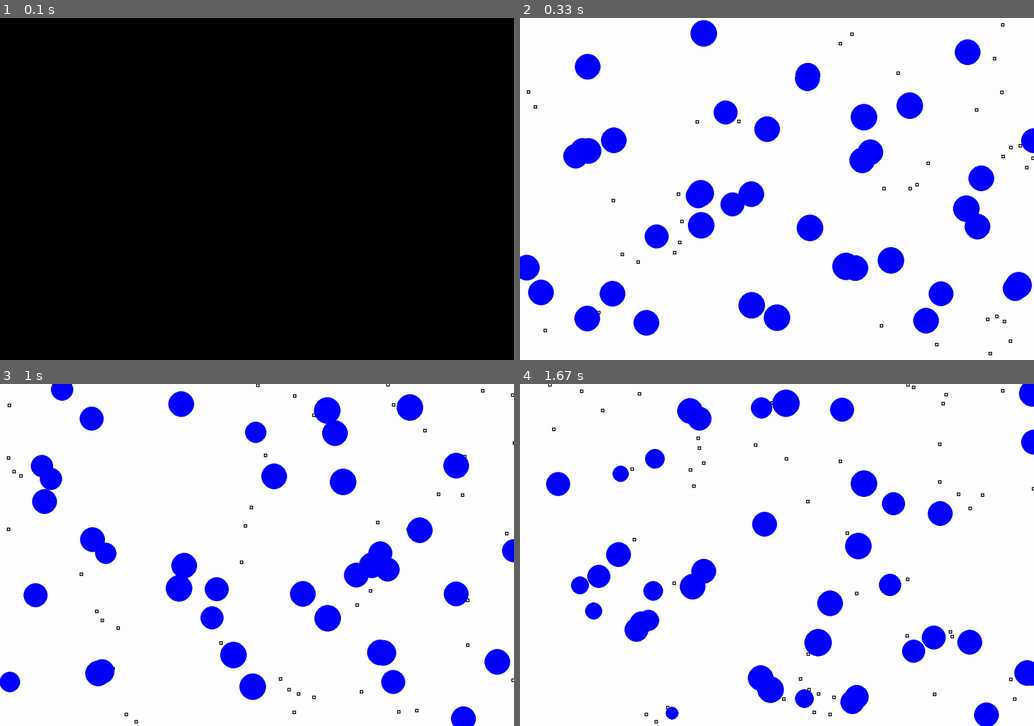
Above: before the commit, frames 1-4 (two rows, left to right).
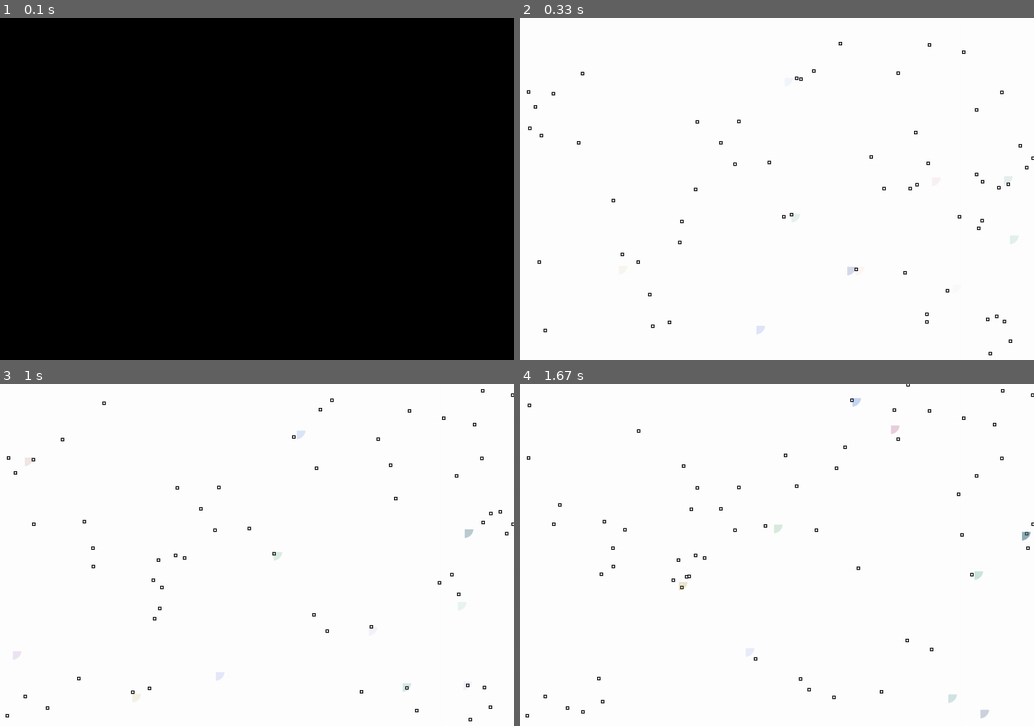
Above: after the commit, the same moments.

Repository: logularjason/gol
Game: pygame game, started from gol.py
The game is run twice, just before and just after one commit, with the same random seed, the same clock (stepped at 60 frames per second) and the same inputs.
Inputs:
- Up to frame 1 (0.1 s): no input
- Up to frame 2 (0.33 s): no input
- Up to frame 3 (1 s): no input
- Up to frame 4 (1.67 s): no input

Frame 1 is identical in both runs. In frame 2, 11% of the frame differs, in the area x 0-100%, y 0-96%; in frame 3, 11%, in the area x 0-100%, y 0-100%; in frame 4, 9.7%.

Commit message:
Adding colour

Diff:
--- /dev/null
+++ b/constants.py
@@ -0,0 +1,18 @@
+SCREEN_WIDTH=1200
+SCREEN_HEIGHT=800
+CREATURE_COUNT=20
+FRAMES_PER_SECOND=10 # how fast to run the main loop
+CREATURE_STARTING_ENERGY=100
+FOOD_ENERGY=2
+FOOD_COUNT=CREATURE_COUNT*3 # number of food
+REPLICATION_HEALTH_THRESHOLD = CREATURE_STARTING_ENERGY * 10
+ENERGY_SPLITTING_FACTOR=0.5
+MAX_GENE=100
+MIN_GENE=30
+NORMALISED_GENE_MIN=(MIN_GENE)*100/(MIN_GENE+2*MAX_GENE) # the smallest a gene can be after normalised
+NORMALISED_GENE_MAX=(MAX_GENE)*100/(2*MIN_GENE+MAX_GENE) # the largest a gene can be after normalised
+NORMALISED_GENE_RANGE=NORMALISED_GENE_MAX-NORMALISED_GENE_MIN # the range of normalised gene values
+CREATURE_REPLICATION_DISTANCE = 25 # how far away a creature can replicate
+GENE_REPLICATION_FUZZ=10 # how much to alter a gene on replication
+CREATURE_RADIUS=20
+ENERGY_OPACITY_FACTOR=0.1 * 255 / CREATURE_STARTING_ENERGY
--- a/creature.py
+++ b/creature.py
@@ -1,6 +1,7 @@
 import random
 import math
 import pygame as pg
+from constants import *
 
 # A class to model the traits of a creature
 class DNA:
@@ -8,26 +9,42 @@
     # Create new DNA.  We use the parent DNA if it is passed to the constructor
     # Note that parentDna has a default of None if no argument is passed
     def __init__(self, parentDna = None):
-        hopDistance = random.randint(1, 100)
         if parentDna is None:
-            self.hopDistance = hopDistance
-            self.smell = 100 - hopDistance
+            self.generateDna()
         else:
-            fuzz = math.randint(-5, 5)
-            self.hopDistance = parentDna.hopDistance - fuzz # Use the parent's DNA
-            self.smell = parentDna.smell + fuzz
+            self.replicateDna(parentDna)
 
+    # generate DNA which totals to 100
+    # each gene is a fractionof this 100
+    def generateDna(self):
+        hopDistance = random.randint(MIN_GENE, MAX_GENE)
+        smell = random.randint(MIN_GENE, MAX_GENE)
+        stamina = random.randint(MIN_GENE, MAX_GENE)
+        normalise = 100 / (hopDistance + smell + stamina)
+        self.hopDistance = hopDistance * normalise
+        self.smell = smell * normalise
+        self.stamina = stamina * normalise
 
-    def colour(self):
-        return "blue"
+    # Add fuzz to each parent gene, then normalise back so that total is still 100
+    def replicateDna(self, parentDna):
+        hopDistance = parentDna.hopDistance + random.randint(-GENE_REPLICATION_FUZZ, GENE_REPLICATION_FUZZ)
+        smell = parentDna.smell + random.randint(-GENE_REPLICATION_FUZZ, GENE_REPLICATION_FUZZ)
+        stamina = parentDna.stamina + random.randint(-GENE_REPLICATION_FUZZ, GENE_REPLICATION_FUZZ)
+        normalise = 100 / (hopDistance + smell + stamina)
+        self.hopDistance = hopDistance * normalise
+        self.smell = smell * normalise
+        self.stamina = stamina * normalise
 
 # Hold the energy of a creature and provide methods to calculate
 # changes to energy based on movement, etc.
 class Energy:
 
-    # Create new DNA
-    def __init__(self, startEnergy):
-        self.energy = startEnergy
+    # Create new Energy
+    def __init__(self, suppliedEnergy = None):
+        if (suppliedEnergy is None):
+            self.energy = CREATURE_STARTING_ENERGY
+        else:
+            self.energy = suppliedEnergy
 
     # Update our health based on move distance - moving has a cost
     def updateEnergy(self, mx, my):
@@ -38,19 +55,47 @@
 class Creature:
 
     # Constructor to create a new creature
-    def __init__(self, screen, width, height, startEnergy):
+    def __init__(self, screen, parent = None):
         self.screen = screen
-        self.width = width
-        self.height = height
-        self.x = random.randint(0, width)
-        self.y = random.randint(0, height)
-        self.dna = DNA()
-        self.energy = Energy(startEnergy)
+        if (parent is None):
+            # Generate random properties
+            self.x = random.randint(0, SCREEN_WIDTH)
+            self.y = random.randint(0, SCREEN_HEIGHT)
+            self.dna = DNA()
+            self.energy = Energy()
+        else:
+            # Base our properties on the parent properties
+            self.dna = DNA(parent.dna)
+            self.energy = Energy(parent.energy.energy * ENERGY_SPLITTING_FACTOR)
+            self.x = parent.x + random.randint(CREATURE_REPLICATION_DISTANCE, CREATURE_REPLICATION_DISTANCE)
+            self.y = parent.y + random.randint(CREATURE_REPLICATION_DISTANCE, CREATURE_REPLICATION_DISTANCE)
         self.draw()
 
     def draw(self):
-        # area = pi * r ^ 2
-        pg.draw.circle(self.screen, self.dna.colour(), [self.x, self.y], math.sqrt(self.energy.energy))
+        colour = self.colour();
+        surface1 = pg.Surface((CREATURE_RADIUS,CREATURE_RADIUS))
+        surface1.set_colorkey("black")
+        surface1.set_alpha(colour.a)
+        pg.draw.circle(surface1, colour, [0, 0], CREATURE_RADIUS)
+        # pg.draw.circle(self.screen, colour, [self.x, self.y], CREATURE_RADIUS)
+        self.screen.blit(surface1, [self.x, self.y])
+
+    def colour(self):
+        red=self.calculateColorValue(self.dna.hopDistance)
+        green=self.calculateColorValue(self.dna.stamina)
+        blue=self.calculateColorValue(self.dna.smell)
+        opacity = int(self.energy.energy * ENERGY_OPACITY_FACTOR)
+        if (opacity > 255):
+            opacity = 255
+        print('r={} g={} b={} a={}'.format(red, green, blue, opacity))
+        return pg.Color(red, green, blue, opacity)
+
+    def calculateColorValue(self, gene):
+        value = (gene-NORMALISED_GENE_MIN) * 255 / NORMALISED_GENE_RANGE
+        if value < 0:
+            return 0
+        else:
+            return int(value)
 
     # Calculate our move vector based on our hopDistance
     # Return whether the creature passed over the food
@@ -59,12 +104,12 @@
         self.my = self.dna.hopDistance * math.sin(direction)
 
         # Limit mx and my to not let the creature move out of bounds
-        if (self.x + self.mx > self.width):
-            self.mx = self.width - self.x - 1
+        if (self.x + self.mx > SCREEN_WIDTH):
+            self.mx = SCREEN_WIDTH - self.x - 1
         if (self.x + self.mx < 1):
             self.mx = self.x - 1
-        if (self.y + self.my > self.height):
-            self.my = self.height - self.y - 1
+        if (self.y + self.my > SCREEN_HEIGHT):
+            self.my = SCREEN_HEIGHT - self.y - 1
         if (self.y + self.my < 1):
             self.my = self.y - 1
 
@@ -101,18 +146,12 @@
 class CreatureList:
 
     # Constructor to create a new creature
-    def __init__(self, screen, width, height, creatureCount, startEnergy):
+    def __init__(self, screen):
         self.screen = screen
-        self.width = width
-        self.height = height
-        self.creatureCount = creatureCount
-        self.startEnergy = startEnergy
         self.creatures = []
         # Repeatedly create creatures
-        # Each creature is created with a different location and appended to our list
-        # See how it's possible to use '+' to append lists?
-        for c in range(creatureCount):
-            self.creatures = self.creatures + [Creature(screen, self.width, self.height, self.startEnergy)]
+        for c in range(CREATURE_COUNT):
+            self.creatures = self.creatures + [Creature(screen)]
 
     def move(self, foodlist):
         # Move each creature
@@ -121,11 +160,10 @@
             if didMove is False:
                 self.creatures.remove(creature)
 
-    def replicate(self, threshold, energySplittingFactor):
+    def replicate(self):
         for creature in self.creatures:
-            if (creature.energy.energy >= threshold):
-                splitEnergy = creature.energy.energy * energySplittingFactor
+            if (creature.energy.energy >= REPLICATION_HEALTH_THRESHOLD):
+                splitEnergy = creature.energy.energy * ENERGY_SPLITTING_FACTOR
                 creature.energy.energy = splitEnergy
-                offspring = Creature(self.screen, self.width, self.height, splitEnergy)
-                offspring.dna = DNA(creature.dna)
+                offspring = Creature(self.screen, creature)
                 self.creatures.append(offspring)
--- a/food.py
+++ b/food.py
@@ -1,37 +1,36 @@
 import pygame as pg
 import random
 import math
+from constants import *
 
 class Food:
-    def __init__(self, screen, width, height, energy):
+    def __init__(self, screen):
         self.screen = screen
-        self.x = random.randint(0, width)
-        self.y = random.randint(0, height)
-        self.energy = energy
+        self.x = random.randint(0, SCREEN_WIDTH)
+        self.y = random.randint(0, SCREEN_HEIGHT)
+        self.energy = CREATURE_STARTING_ENERGY
 
     def draw(self):
         pg.draw.rect(self.screen, "black", [self.x-2, self.y-2, 8, 8], 2) # left, top, width, height
 
     # return distance to creature
     def distance(self, creature):
+        smell = creature.dna.smell
         dx = self.x - creature.x
         dy = self.y - creature.y
         return math.sqrt(dx * dx + dy * dy)
 
     # return the direction of the food
     def direction(self, creature):
+        smell = creature.dna.smell
         dx = self.x - creature.x
         dy = self.y - creature.y
         return math.atan2(dy, dx)
 
 class Foodlist:
-    def __init__(self, screen, creatureList, energy, width, height, factor):
+    def __init__(self, screen, creatureList):
         self.screen = screen
         self.creatureList = creatureList
-        self.energy = energy
-        self.width = width
-        self.height = height
-        self.factor = factor
         self.foodlist = []
         self.spawn()
 
@@ -50,10 +49,10 @@
                 bestFood = food
         return bestFood
 
-    # remove food from our list
+    # spawn new food to keep a constant supply
     def spawn(self):
-        for c in range(len(self.foodlist), int(len(self.creatureList.creatures) * self.factor)):
-            self.foodlist = self.foodlist + [Food(self.screen, self.width, self.height, self.energy)]
+        for c in range(len(self.foodlist), FOOD_COUNT):
+            self.foodlist = self.foodlist + [Food(self.screen)]
 
     # remove food from our list
     def respawn(self, food):
--- a/gol.py
+++ b/gol.py
@@ -3,17 +3,7 @@
 import pygame as pg
 from food import *
 from creature import *
-
-SCREEN_WIDTH=1200
-SCREEN_HEIGHT=800
-CREATURE_COUNT=40
-FRAMES_PER_SECOND=10 # how fast to run the main loop
-CREATURE_STARTING_ENERGY=1000
-FOOD_ENERGY=75
-FOOD_CREATURE_FACTOR=1.5 # number of food = number of creatures * FOOD_CREATURE_FACTOR
-REPLICATION_HEALTH_THRESHOLD = CREATURE_STARTING_ENERGY * 2
-ENERGY_SPLITTING_FACTOR=0.5
-
+from constants import *
 
 # ==========================================
 # This function runs the script
@@ -24,12 +14,12 @@
     pg.init()
 
     # Set up the screen
-    screen = pg.display.set_mode([SCREEN_WIDTH, SCREEN_HEIGHT])
-    pg.display.set_caption("Lauras World")
+    screen = pg.display.set_mode([SCREEN_WIDTH, SCREEN_HEIGHT], 0, 32)
+    pg.display.set_caption("Lauras Game of Life")
 
     # Create a list of creatures
-    creatureList = CreatureList(screen, SCREEN_WIDTH, SCREEN_HEIGHT, CREATURE_COUNT, CREATURE_STARTING_ENERGY)
-    foodlist = Foodlist(screen, creatureList, FOOD_ENERGY, SCREEN_WIDTH, SCREEN_HEIGHT, FOOD_CREATURE_FACTOR)
+    creatureList = CreatureList(screen)
+    foodlist = Foodlist(screen, creatureList)
 
     # Flag that's used to exit the simulation loop below
     done = False
@@ -58,7 +48,7 @@
 
         # Laura TBD: add a replicate method to CreatureList and uncomment the line below to call it
         # The logic should create another creature with new DNA that is the same as the parent
-        creatureList.replicate(REPLICATION_HEALTH_THRESHOLD, ENERGY_SPLITTING_FACTOR)
+        creatureList.replicate()
 
 
         # Tell pygame to swap its double-buffer (this paints the new frame)
